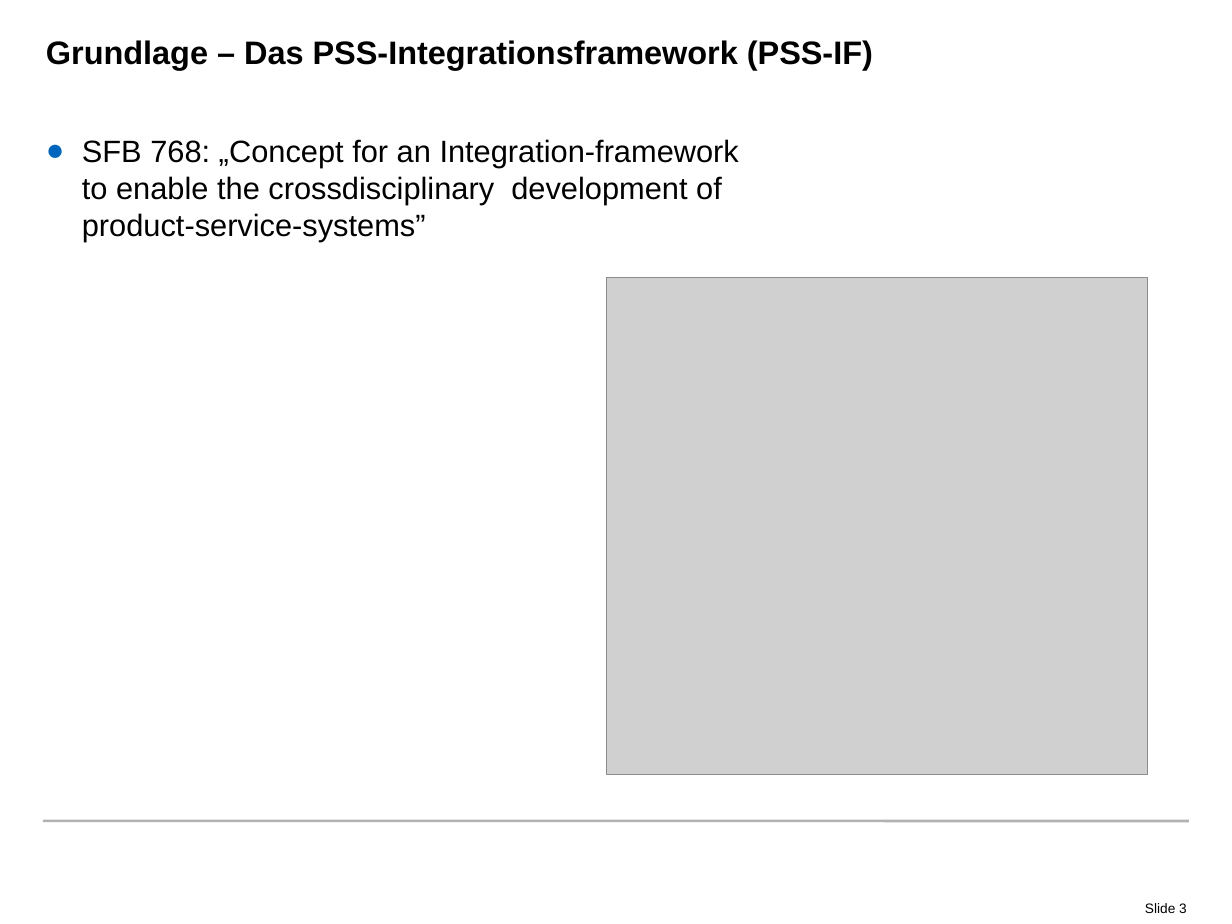
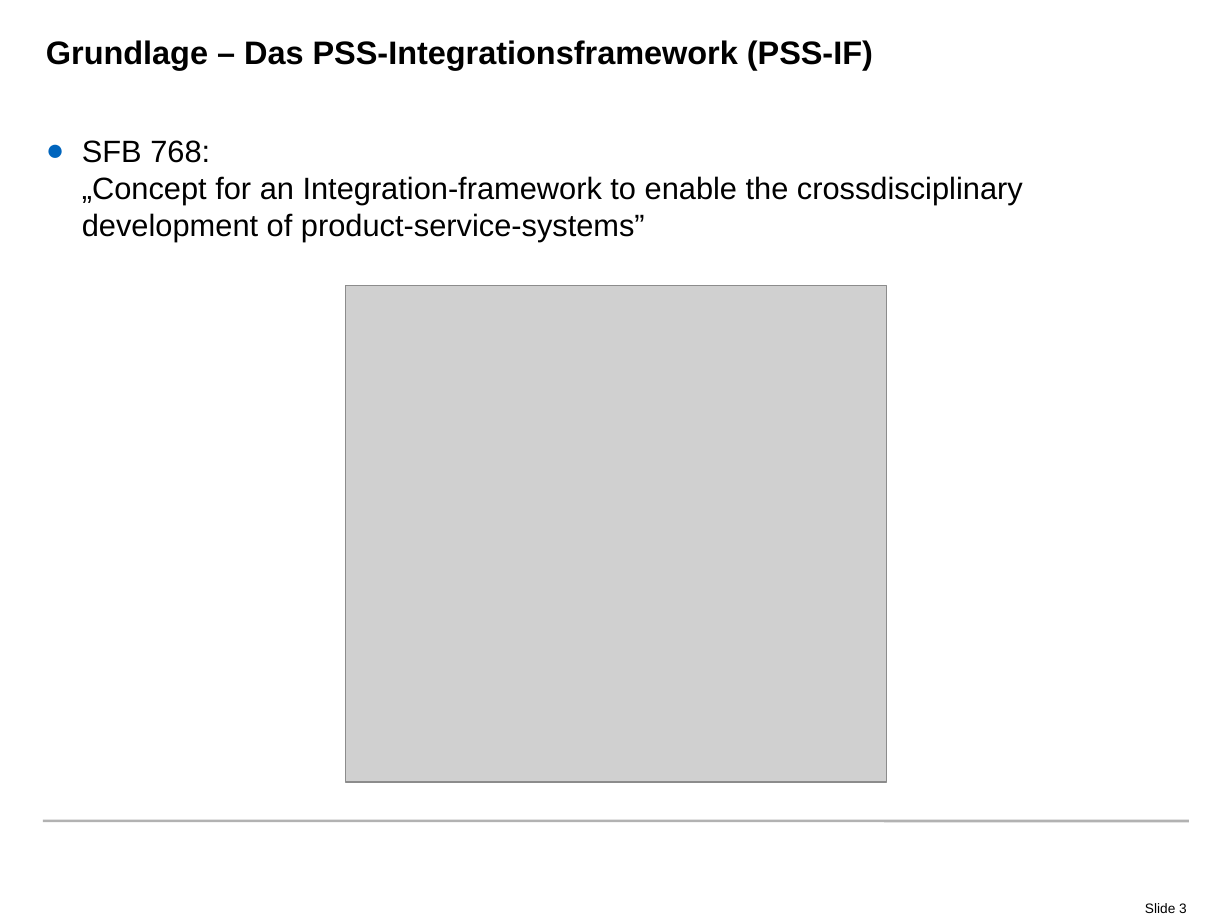
Before and after one commit to radke-tum/idp, a slide deck: slide 3 of pssif/doc/PSSIF.pptx. Drawn at 1232x924 pixels with LibreOffice and Linux fonts; fonts in the diff are those of the drawing; grey boxes stand for pictures; background and template pictures are left out. Boxes give left, top, right and bottom in pixels: in the first picture for what was removed or moved away, otherwise in the second. Text is boxed around its words. In the diff, an @@ line names an element or a change of style, - is before the commit and + after.

```diff
--- a/pssif/doc/PSSIF.pptx
+++ b/pssif/doc/PSSIF.pptx
@@ text "SFB 768: „Concept for an ..." rewrapped from <box>82,139,739,242</box> to <box>82,140,1023,242</box> @@
@@ picture: place and size @@
-picture at <box>606,277,1148,774</box>
+picture at <box>345,286,887,782</box>
```
Also in this commit, not shown: 12 other slides changed, 3 slides added, 2 slides removed.
